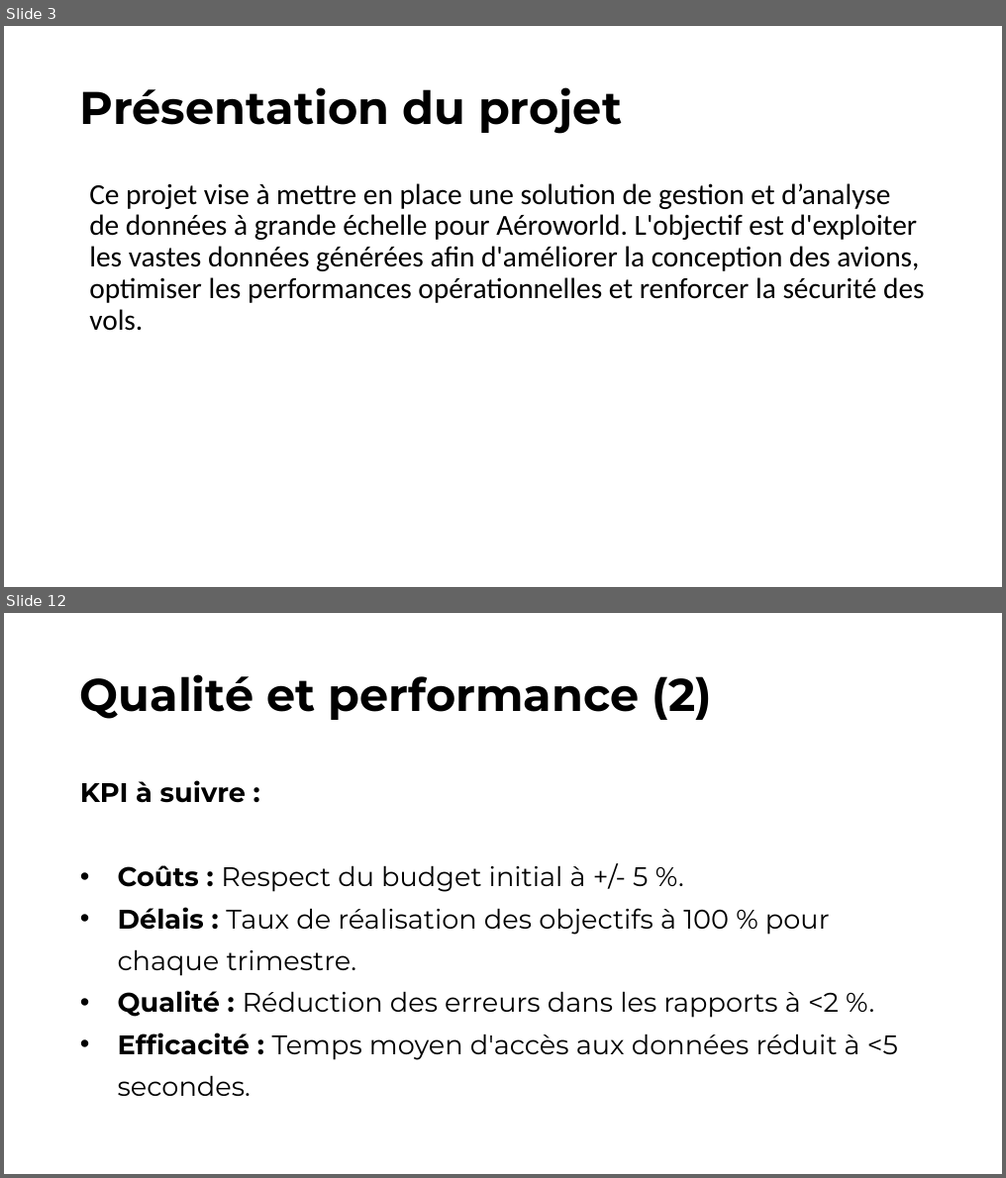
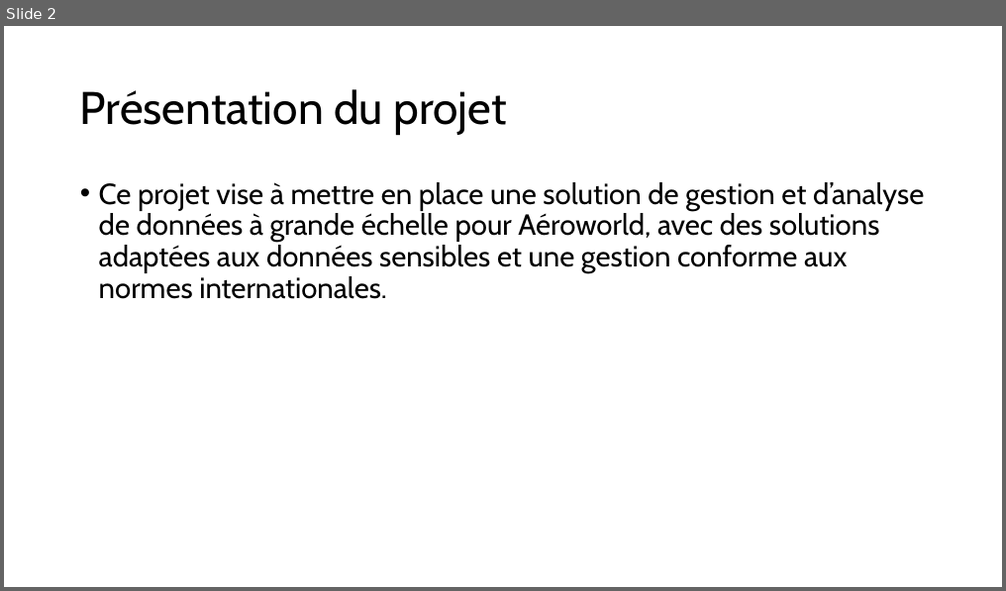
Before and after one commit to obenmaha/Download, a slide deck: Trame cahier des charges.pptx. Shown one above the other, each under a label of ours: slides 3 and 12 before the commit, slide 2 after it; the slides between them are not shown. The pictures are 1006x1178 and 1006x591 pixels, drawn with LibreOffice and Linux fonts; fonts in the diff are those of the drawing. Boxes give left, top, right and bottom in pixels: in the first picture for what was removed or moved away, otherwise in the second. Text is boxed around its words. In the diff, an @@ line names an element or a change of style, - is before the commit and + after.

```diff
--- a/Trame cahier des charges.pptx
+++ b/Trame cahier des charges.pptx
@@ slide 12 removed at (x1=4, y1=613, x2=1002, y2=1174), background #FFFFFF @@
@@ title removed at (x1=80, y1=674, x2=712, y2=720) @@
-Qualité et performance (2)
@@ text removed at (x1=80, y1=780, x2=898, y2=1096) @@
-KPI à suivre :
-• Coûts : Respect du budget initial à +/- 5 %.
-• Délais : Taux de réalisation des objectifs à 100 % pour chaque trimestre.
-• Qualité : Réduction des erreurs dans les rapports à <2 %.
-• Efficacité : Temps moyen d'accès aux données réduit à <5 secondes.
@@ what was slide 3 is now slide 2 @@
@@ slide 2 changed as well @@
@@ title "Présentation du projet" at (x1=80, y1=89, x2=507, y2=135): font Montserrat to Cabin, bold off @@
@@ text at (x1=99, y1=182, x2=924, y2=299): text changed; font Calibri to Cabin @@
-Ce projet vise à mettre en place une solution de gestion et d’analyse de données à grande échelle pour Aéroworld. L'objectif est d'exploiter les vastes données générées afin d'améliorer la conception des avions, optimiser les performances opérationnelles et renforcer la sécurité des vols.
+• Ce projet vise à mettre en place une solution de gestion et d’analyse de données à grande échelle pour Aéroworld, avec des solutions adaptées aux données sensibles et une gestion conforme aux normes internationales.
```
Also in this commit, not shown: 6 other slides changed, 2 slides added, 6 other slides removed.
